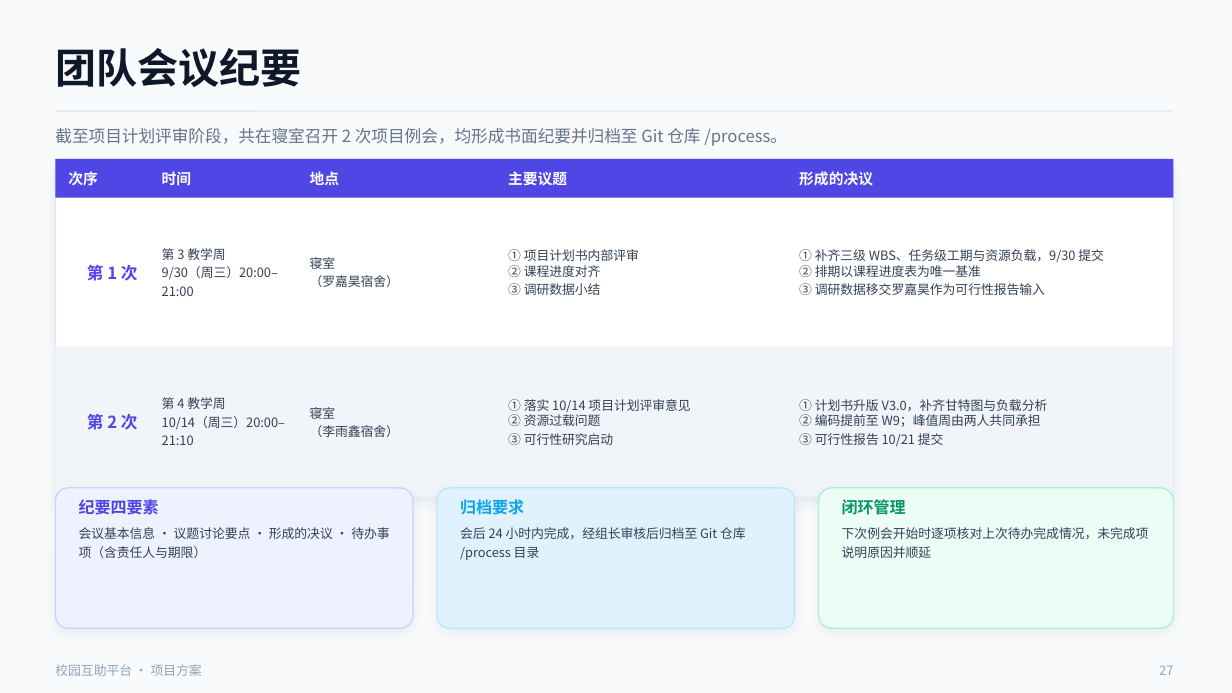
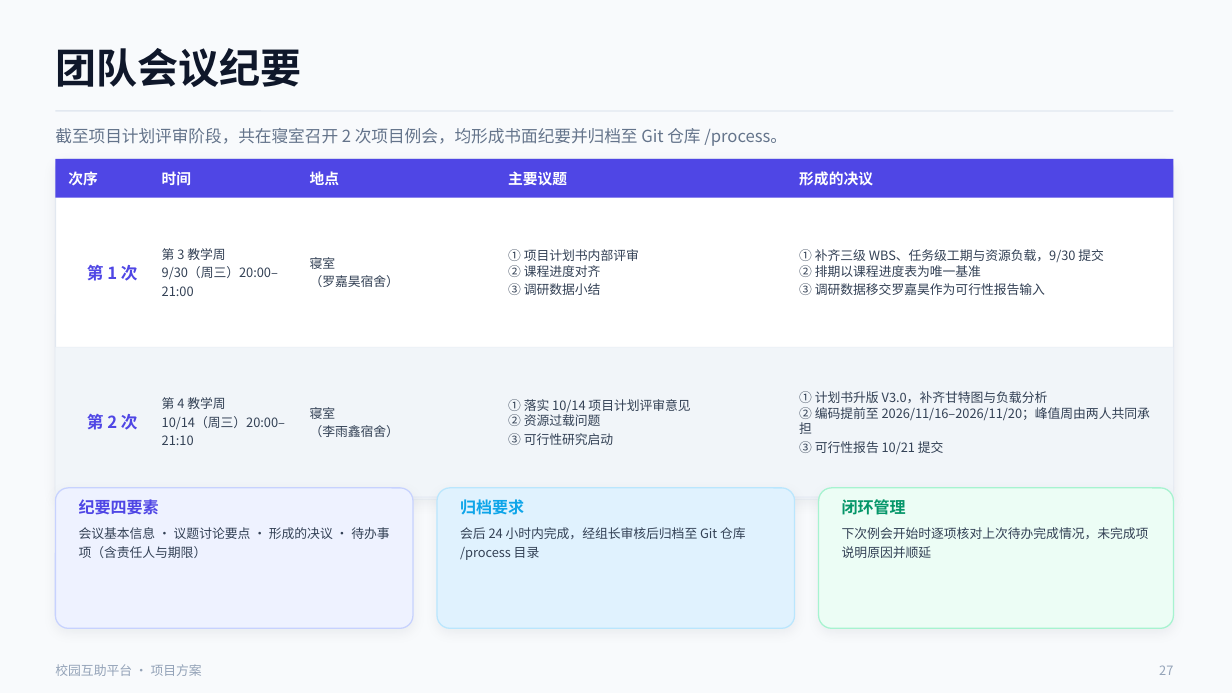
Before and after one commit to lunasama868/SE2026-G22-campus-mutual-aid, a slide deck: slide 27 of assets/SE2026-G22-校园互助平台-项目方案PPT.pptx. Drawn at 1232x693 pixels with LibreOffice and Linux fonts; fonts in the diff are those of the drawing. Boxes give left, top, right and bottom in pixels: in the first picture for what was removed or moved away, otherwise in the second. Text is boxed around its words. In the diff, an @@ line names an element or a change of style, - is before the commit and + after.

Commit message:
docs/ppt: 周次标记 W1-W16 全部替换为明确日历日期
- 项目计划书：正文、表 2-3、表 4-2、表 5-2、表 5-5、附录 A/E 中所有 W 周次改为 2026/09/14 形式的日期
- 表 5-2 逐周负载表改为按日期区间标注，表 5-5 去掉教学周列
- PPT：17 处周次标记改为日期，并精简 4 处因日期变长而溢出的文案

```diff
--- a/assets/SE2026-G22-校园互助平台-项目方案PPT.pptx
+++ b/assets/SE2026-G22-校园互助平台-项目方案PPT.pptx
@@ text at box(799, 391, 1150, 455): text changed @@
-① 计划书升版 V3.0，补齐甘特图与负载分析
-② 编码提前至 W9；峰值周由两人共同承担
-③ 可行性报告 10/21 提交
+① 计划书升版 V3.0，补齐甘特图与负载分析
+② 编码提前至 2026/11/16–2026/11/20；峰值周由两人共同承担
+③ 可行性报告 10/21 提交
```
Also in this commit, not shown: 5 other slides changed, 1 other file.
